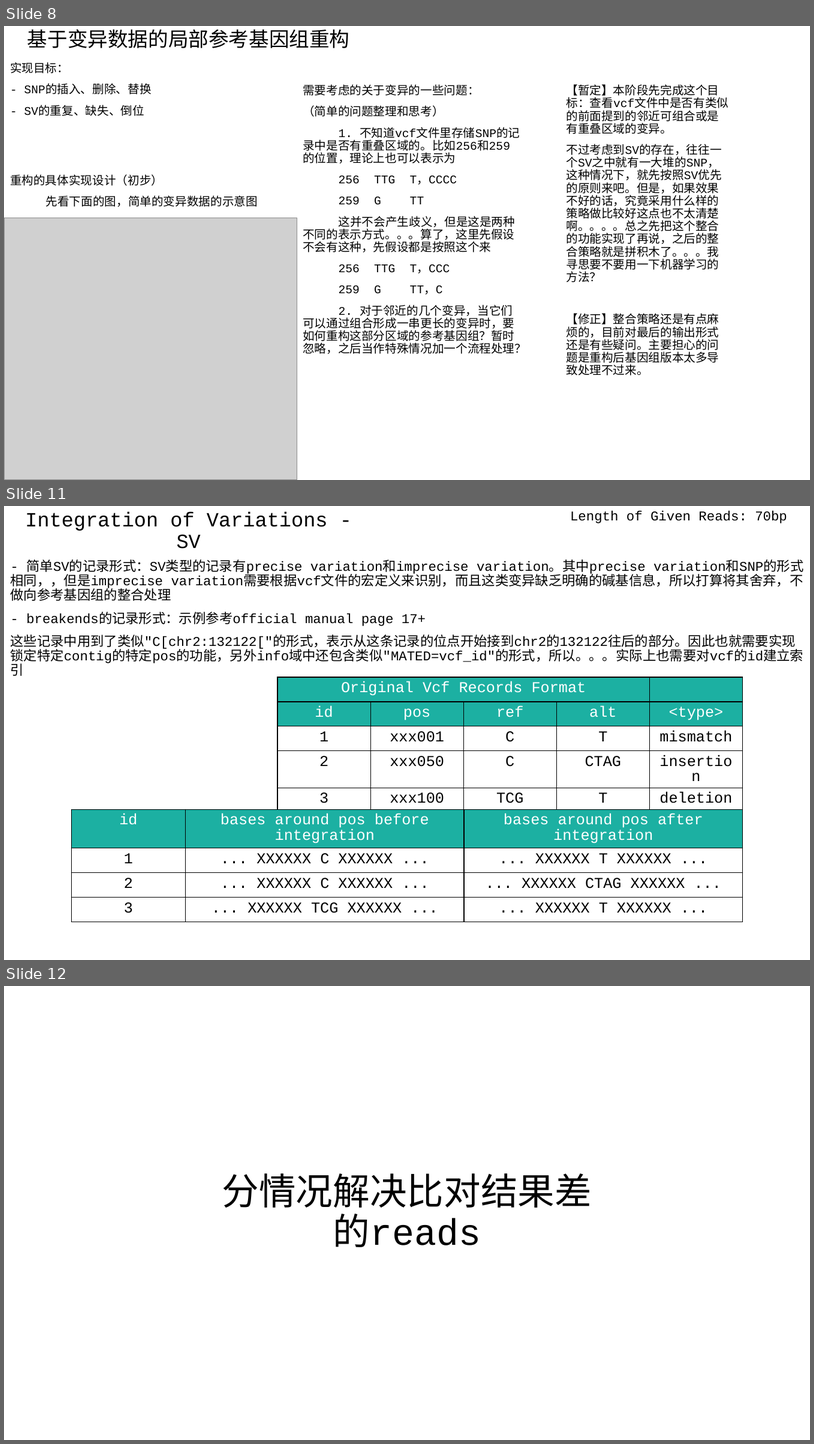
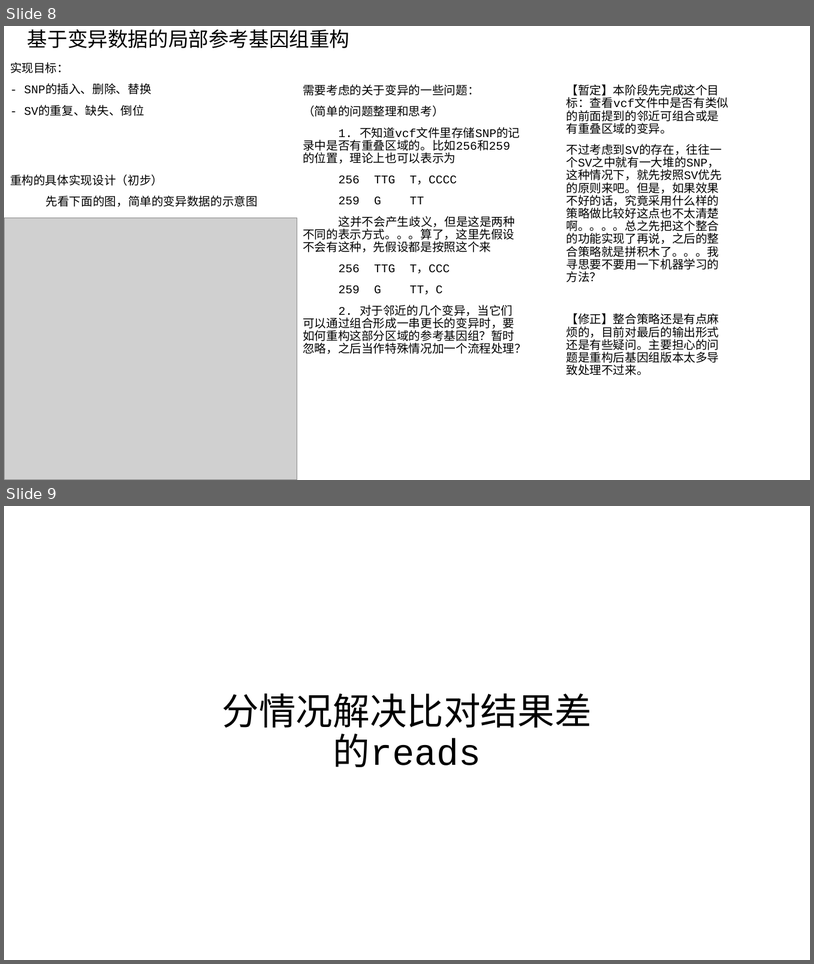
Before and after one commit to AtoshDustosh/thesis-project, a slide deck: THE_project/design/project design.pptx. Shown one above the other, each under a label of ours: slides 8, 11 and 12 before the commit, slides 8 and 9 after it; the slides between them are not shown. The pictures are 814x1444 and 814x964 pixels, drawn with LibreOffice and Linux fonts; fonts in the diff are those of the drawing; grey boxes stand for pictures. Boxes give left, top, right and bottom in pixels: in the first picture for what was removed or moved away, otherwise in the second. Text is boxed around its words. In the diff, an @@ line names an element or a change of style, - is before the commit and + after.

```diff
--- a/THE_project/design/project design.pptx
+++ b/THE_project/design/project design.pptx
@@ slide 11 removed at [4, 506, 810, 960], background #FFFFFF @@
@@ subtitle removed at [25, 511, 328, 549] @@
-Integration of Variations - SV
@@ text removed at [570, 511, 788, 523] @@
-Length of Given Reads: 70bp
@@ text removed at [11, 559, 804, 663] @@
-- 简单SV的记录形式：SV类型的记录有precise variation和imprecise variation。其中precise variation和SNP的形式相同，，但是imprecise variation需要根据vcf文件的宏定义来识别，而且这类变异缺乏明确的碱基信息，所以打算将其舍弃，不做向参考基因组的整合处理
-- breakends的记录形式：示例参考official manual page 17+
-这些记录中用到了类似"C[chr2:132122["的形式，表示从这条记录的位点开始接到chr2的132122往后的部分。因此也就需要实现锁定特定contig的特定pos的功能，另外info域中还包含类似"MATED=vcf_id"的形式，所以。。。实际上也需要对vcf的id建立索引
@@ table removed at [278, 677, 743, 805], 5 rows, 5 columns @@
-Original Vcf Records Format |  |  |  | 
-id | pos | ref | alt | <type>
-1 | xxx001 | C | T | mismatch
-2 | xxx050 | C | CTAG | insertion
-3 | xxx100 | TCG | T | deletion
@@ table removed at [71, 809, 743, 922], 4 rows, 3 columns @@
-id | bases around pos before integration | bases around pos after integration
-1 | ... XXXXXX C XXXXXX ... | ... XXXXXX T XXXXXX ...
-2 | ... XXXXXX C XXXXXX ... | ... XXXXXX CTAG XXXXXX ...
-3 | ... XXXXXX TCG XXXXXX ... | ... XXXXXX T XXXXXX ...
@@ what was slide 12 is now slide 9 @@
```
Also in this commit, not shown: 2 other slides removed, 1 other file.
